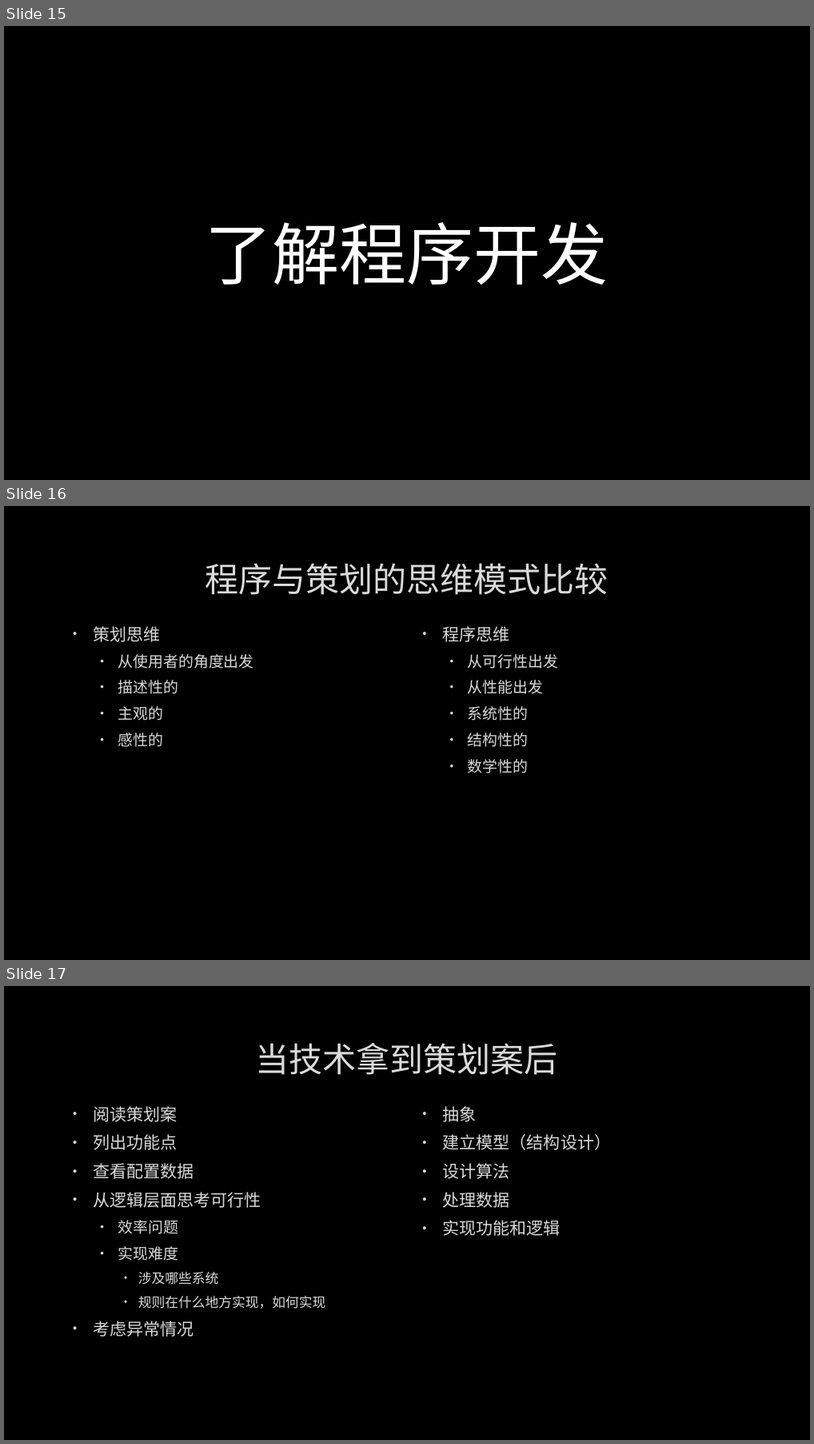
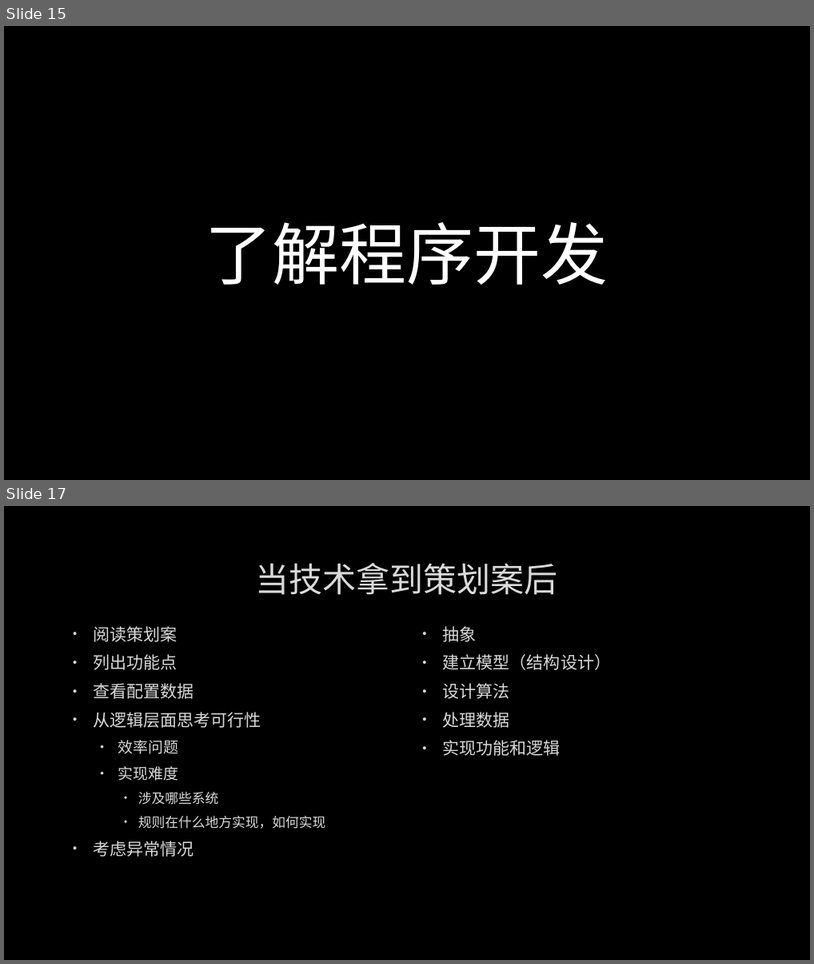
Before and after one commit to albertclass/Lessons, a slide deck: communication/策划与程序沟通技巧.pptx. Shown one above the other, each under a label of ours: slides 15, 16 and 17 before the commit, slides 15 and 17 after it; the slides between them are not shown. The pictures are 814x1444 and 814x964 pixels, drawn with LibreOffice and Linux fonts; fonts in the diff are those of the drawing; background and template pictures are left out. Boxes give left, top, right and bottom in pixels: in the first picture for what was removed or moved away, otherwise in the second. Text is boxed around its words. In the diff, an @@ line names an element or a change of style, - is before the commit and + after.

```diff
--- a/communication/策划与程序沟通技巧.pptx
+++ b/communication/策划与程序沟通技巧.pptx
@@ slide 16 removed at <box>4,506,810,960</box>, background picture (left out) @@
@@ title removed at <box>206,563,608,595</box> @@
-程序与策划的思维模式比较
@@ text removed at <box>93,626,254,747</box> @@
-• 策划思维
-  • 从使用者的角度出发
-  • 描述性的
-  • 主观的
-  • 感性的
@@ text removed at <box>443,626,558,773</box> @@
-• 程序思维
-  • 从可行性出发
-  • 从性能出发
-  • 系统性的
-  • 结构性的
-  • 数学性的
```
Also in this commit, not shown: 9 slides changed, 2 slides added, 1 other slide removed.
